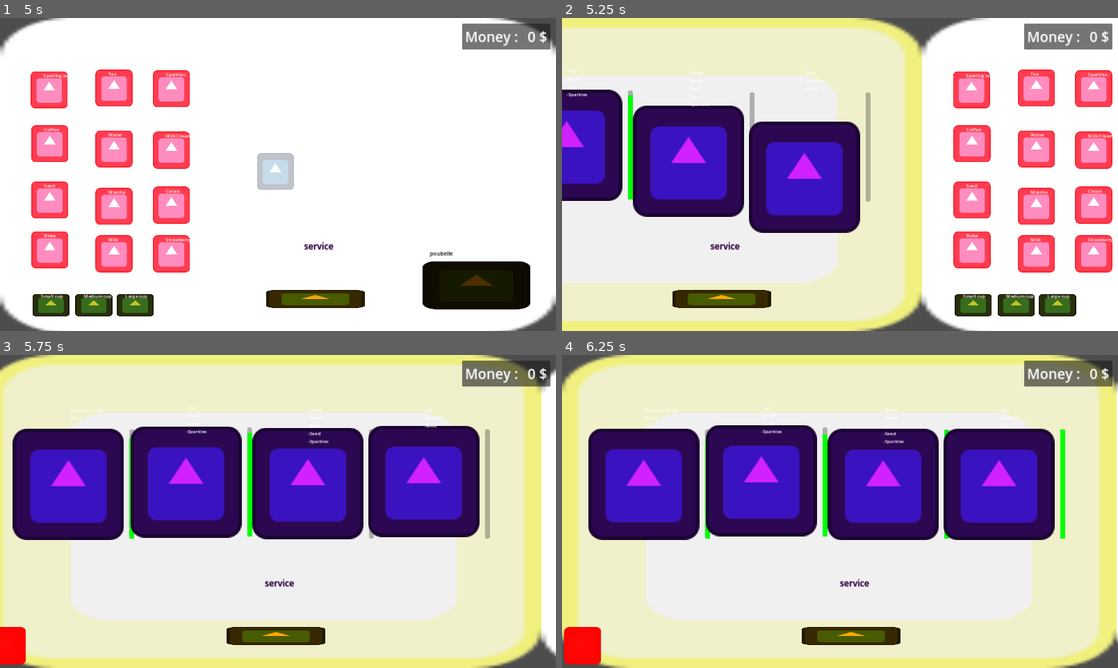
Above: before the commit, frames 1-4 (two rows, left to right).
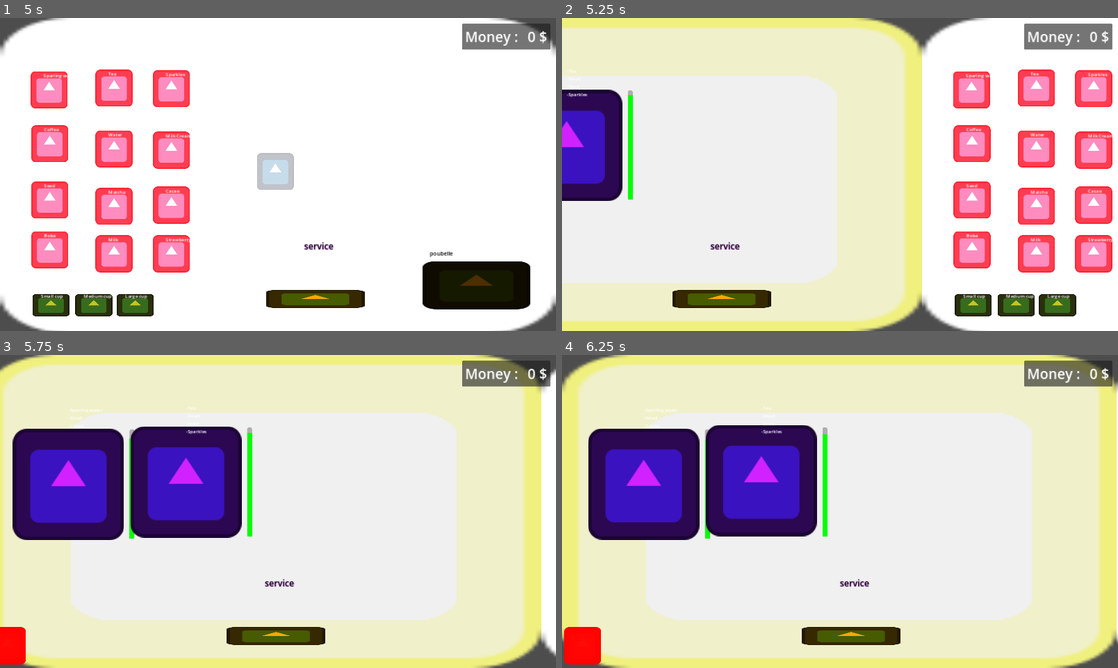
Above: after the commit, the same moments.

Repository: killerlick/creamy-cat-coffy
Game: Godot game, scene res://scenes/levels/level_0.tscn
Two runs of this game, one before a commit and one after it. Both use one fixed random seed, a clock stepped at 60 frames per second and the inputs below. The project has no main scene, so this scene is started directly. The engine's default icon, where the game draws it, is replaced by a stand-in: a white triangle on a blue panel in a dark square.
Inputs (mouse positions are in pixels of both pictures, inside the frame that each line leads up to):
- Up to frame 1 (5 s): move the mouse to (400, 158) at 0.52 s; hold D (Right) 0.53-1.25 s; hold G (spawn_cat) 0.53-1.25 s; click (400, 158) at 0.67 s; drag from (66, 305) to (66, 199) at 1.27 s; move the mouse to (94, 305) at 2.02 s; hold D (Right) 2.03-2.75 s; hold G (spawn_cat) 2.03-2.75 s; click (94, 305) at 2.17 s; tap Enter at 2.75 s; drag from (133, 305) to (50, 199) at 2.77 s; tap Space at 3.5 s; drag from (50, 249) to (50, 143) at 3.52 s; drag from (50, 199) to (133, 305) at 4.27 s
- Up to frame 2 (5.25 s): move the mouse to (612, 143) at 5.02 s; hold Left (Left) from 5.03 s (still down); hold G (spawn_cat) from 5.03 s (still down); click (612, 143) at 5.17 s
- Up to frame 3 (5.75 s): keep holding Left (Left); keep holding G (spawn_cat)
- Up to frame 4 (6.25 s): release Left (Left) at 5.75 s; release G (spawn_cat) at 5.75 s; drag from (628, 483) to (984, 483) at 5.77 s

Frame 1 is identical in both runs. In frame 2, 14% of the frame differs, in the area x 12-56%, y 17-69%; in frame 3, 14%; in frame 4, 14%.

Commit message:
ajout de gestion de niveau

Diff:
--- a/scenes/levels/level_0.tscn
+++ b/scenes/levels/level_0.tscn
@@ -3,7 +3,7 @@
 [ext_resource type="PackedScene" uid="uid://cnkucty37mjr5" path="res://scenes/levels/level.tscn" id="1_m6sp6"]
 
 [node name="Level" instance=ExtResource("1_m6sp6")]
-client_number = 4
+client_remaining = 2
 
 [node name="Pause_entre_les_clients" parent="Timer_group" index="0"]
 wait_time = 10000.0
--- a/scripts/level.gd
+++ b/scripts/level.gd
@@ -13,7 +13,8 @@
 
 @export var level : int = 0
 @export var goal : float = 0.0
-@export var client_number : int = 0
+@export var client_remaining : int = 0
+var client_active = 0
 
 
 
@@ -35,6 +36,9 @@
 #min: temps minimum possible pour attendre
 #max: temps maximum possible pour attendre
 func start_client_timer(min:float = 3.0 , max:float = -1.0):
+	if client_remaining <= 0:
+		return
+
 	if max < 0:
 		max = min
 
@@ -46,6 +50,8 @@
 func _process(delta: float) -> void:
 	#print(cuisine.plateau_de_verre.position)
 	camera2d.position.x = lerp(camera2d.position.x, posX, 5.0*delta) #change de scene de facon fluide
+
+
 
 func  _input(event: InputEvent) -> void:
 	if event.is_action_pressed("Right"):
@@ -69,17 +75,26 @@
 		posX = 0.0
 
 func spawn_cat()-> void:
-	var cat = cat_structure.instantiate()
+
+	if client_remaining<=0:
+		return
+
 	for i in range(slots_state.size()):
 		if slots_state[i].available == true:
+
+			var cat = cat_structure.instantiate()
 			cat.position = slots_state[i].marker.position
 			slots_state[i].available = false
 			slots_state[i].cat = cat
+
+			client_active +=  1
+			client_remaining -= 1
+
 			cat.tree_exited.connect(func():
 				cat_removed(cat)
 			)
 			add_child(cat)
-			break
+			return
 
 func cat_removed(cat : Cat) -> void:
 	add_money(cat.get_money())
@@ -88,6 +103,10 @@
 			slot.cat = null
 			slot.available = true
 			break
+	client_active -= 1
+
+	if client_active == 0 and client_remaining == 0:
+		level_end()
 
 func add_money(money : int):
 	money_level += money
@@ -96,3 +115,6 @@
 func _on_pause_entre_les_clients_timeout() -> void:
 	spawn_cat() # Replace with function body.
 	start_client_timer(3,8)
+
+func level_end():
+	print("niveau fini")
